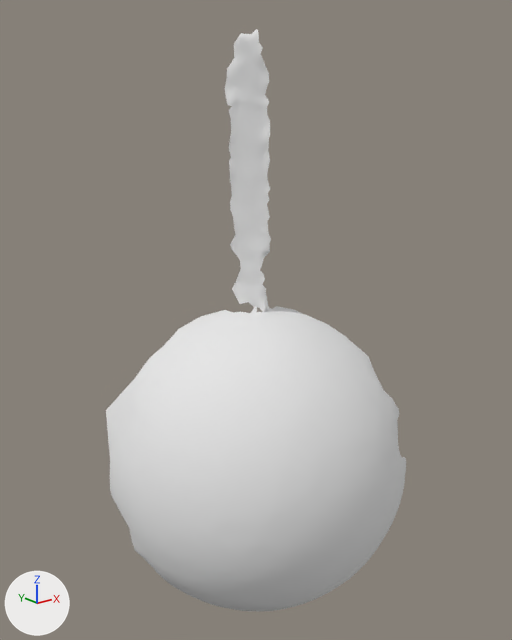
The OBJ model res/pendulum_horizontal/Pendulum_horizontal.000042.obj as it was, and as the next commit left it.
Both versions are drawn from a 50 mm camera at (-164.0, -363.0, 308.0) aimed at (218.0, 115.0, 117.0). The axes (+X, +Y, +Z) are drawn at lower left. The lights are the same throughout. Where no turn or scale is listed for an object, it has been applied to the vertices.

In view in the first picture: 'Pendulum_horizontal.000042'.
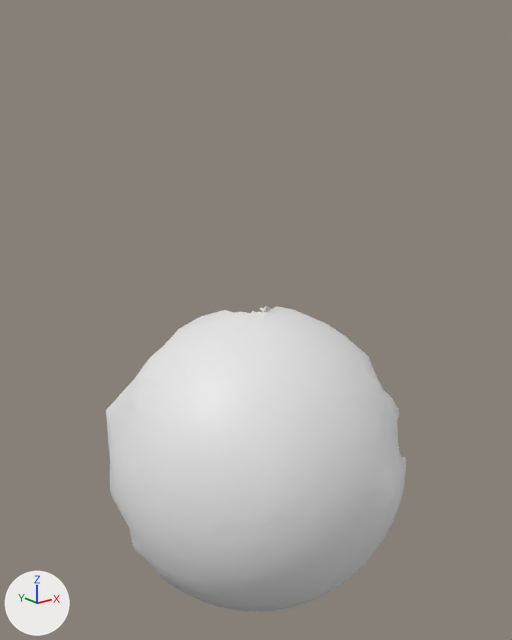
Diff of the bpy script that builds the scene:
```diff
--- a/res/pendulum_horizontal/Pendulum_horizontal.000042.obj.py
+++ b/res/pendulum_horizontal/Pendulum_horizontal.000042.obj.py
@@ me_pendulum_horizontal_000042 @@
 # used by ob_pendulum_horizontal_000042; location = (0.0, 0.0, 0.0)
-me_pendulum_horizontal_000042.from_pydata(...)  # 5330 vertices, 10484 faces; spans x 92.0..336.0, y -7.0..225.0, z -176.0..363.0
-me_pendulum_horizontal_000042.materials.append(mat_pendulum_horizontal_000042)  # white #e7e7e7
+me_pendulum_horizontal_000042.from_pydata(...)  # 4840 vertices, 9581 faces; spans x 92.0..336.0, y -7.0..225.0, z -176.0..122.0
+# me_pendulum_horizontal_000042 part 1: 490 vertices removed from x 222.0..248.0, y 126.0..171.0, z 118.0..363.0
```

Boxes [x1, y1, x2, y2] around the edits, measured in the pictures (512 x 640 px):
'Pendulum_horizontal.000042', reshaped (47% shorter)
    before: [106, 29, 406, 612]
    after: [106, 306, 406, 612]
part 1 of me_pendulum_horizontal_000042, deleted
    before: [225, 29, 271, 312]
